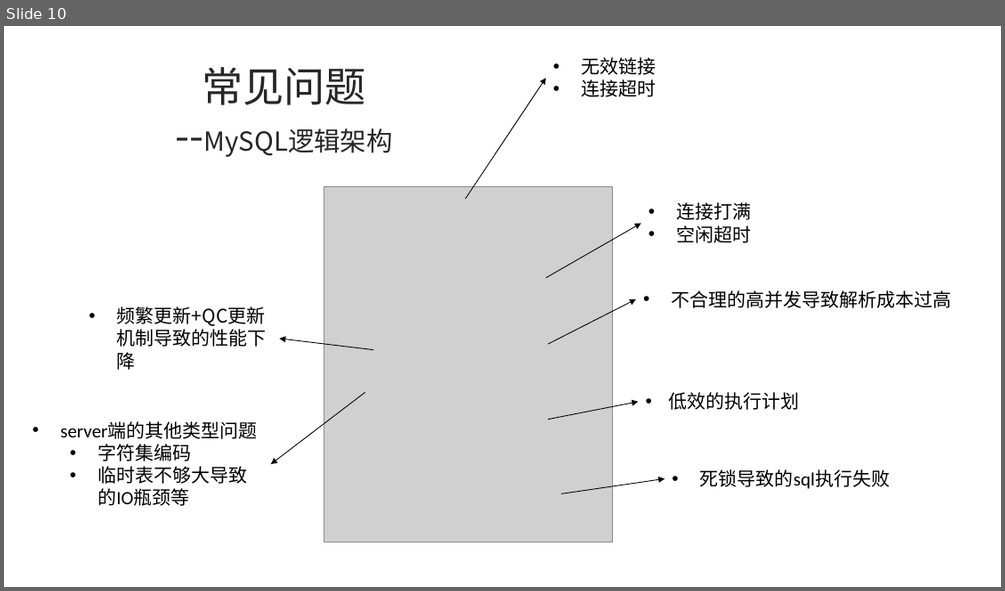
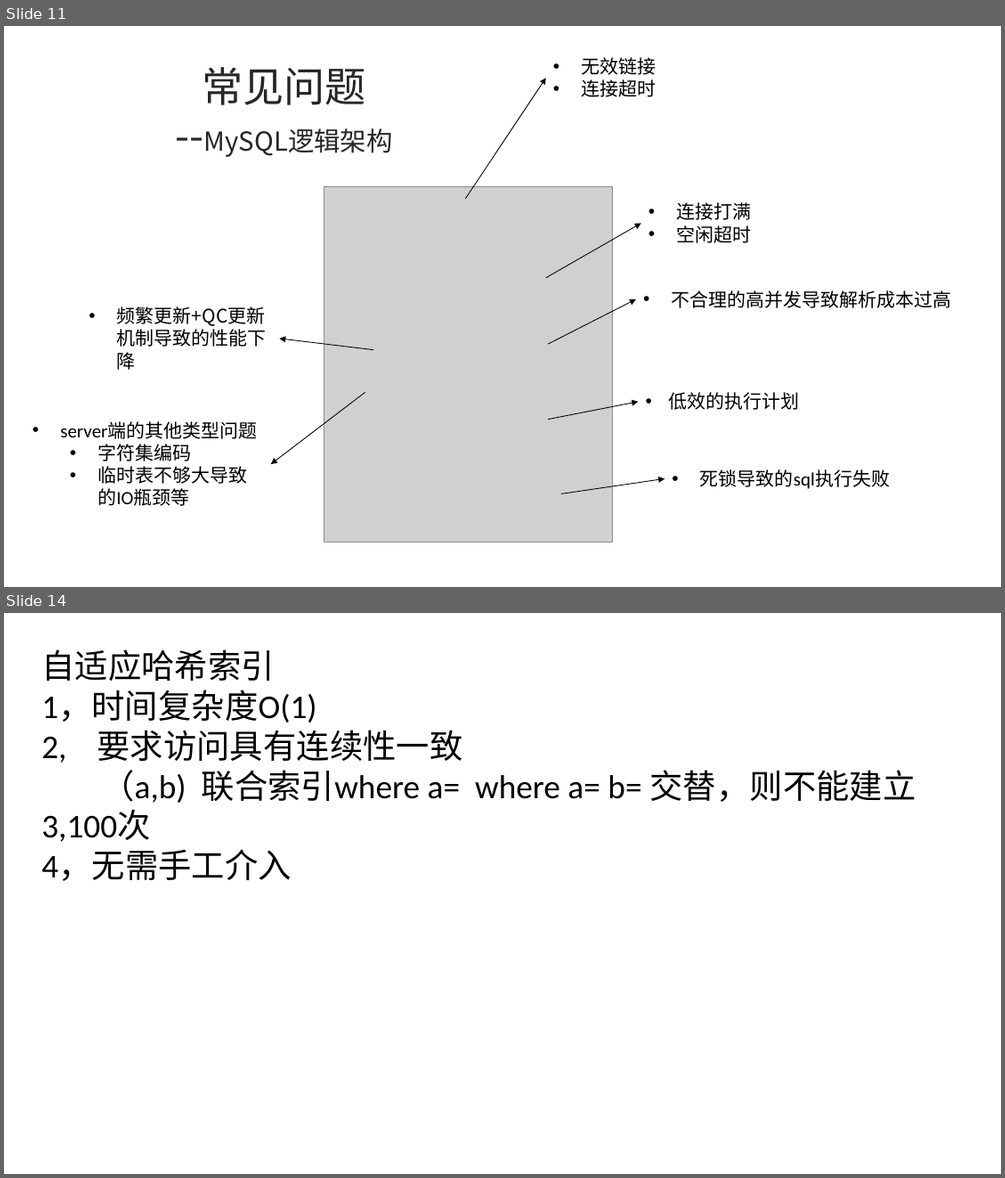
Before and after one commit to ronghuaihai/sharefiles, a slide deck: 数据库演示.pptx. Shown one above the other, each under a label of ours: slide 10 before the commit, slides 11 and 14 after it; the slides between them are not shown. The pictures are 1005x591 and 1005x1178 pixels, drawn with LibreOffice and Linux fonts; fonts in the diff are those of the drawing; grey boxes stand for pictures; background and template pictures are left out. Boxes give left, top, right and bottom in pixels: in the first picture for what was removed or moved away, otherwise in the second. Text is boxed around its words. In the diff, an @@ line names an element or a change of style, - is before the commit and + after.

```diff
--- a/数据库演示.pptx
+++ b/数据库演示.pptx
@@ slide 14 added at bbox=[4, 613, 1001, 1174], background picture (left out) @@
@@ text added at bbox=[41, 649, 916, 881], 32 pt, text #000000 @@
+自适应哈希索引
+1，时间复杂度O(1)
+2, 要求访问具有连续性一致
+（a,b) 联合索引where a= where a= b= 交替，则不能建立
+3,100次
+4，无需手工介入
@@ what was slide 10 is now slide 11 @@
```
Also in this commit, not shown: 12 slides changed, 5 other slides added, 3 slides removed, 2 other files.
